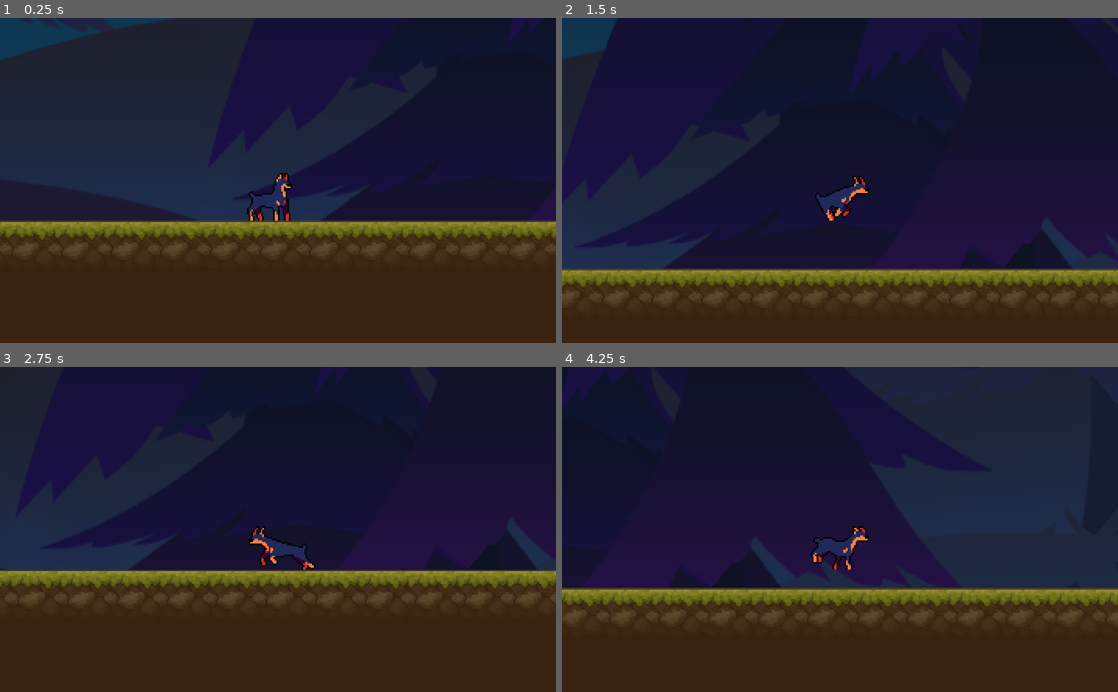
Above: before the commit, frames 1-4 (two rows, left to right).
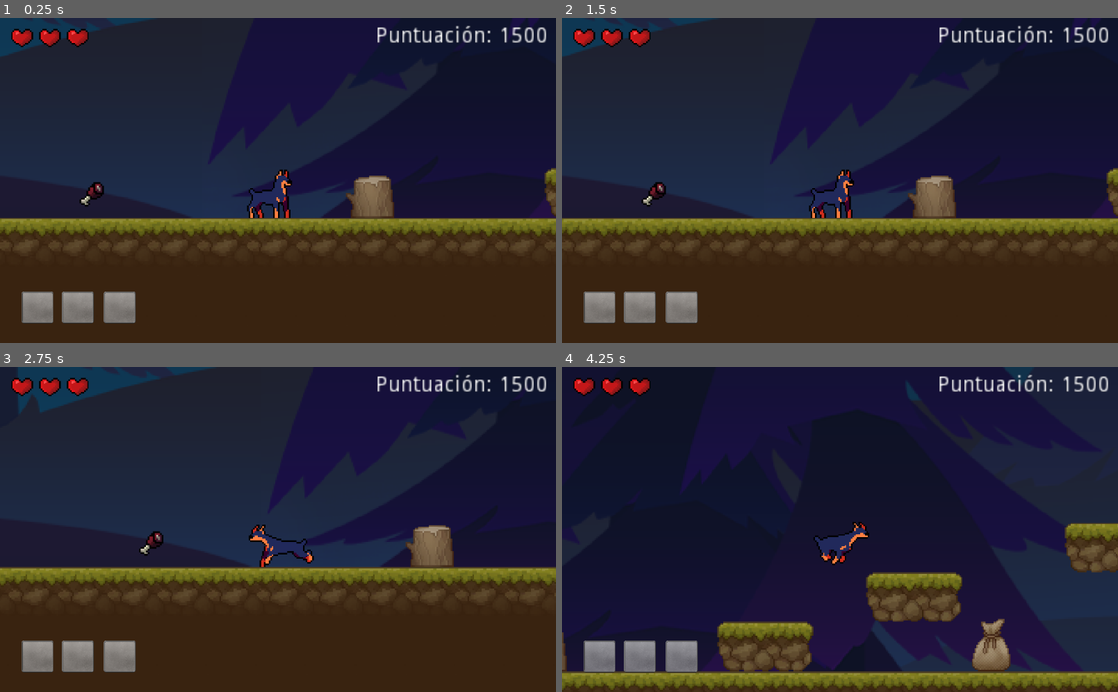
Above: after the commit, the same moments.

Repository: RicardoHL/PerroJuego
Game: Godot game, scene res://World.tscn
The game is run twice, just before and just after one commit, with the same random seed, the same clock (stepped at 60 frames per second) and the same inputs.
Inputs (mouse positions are in pixels of both pictures, inside the frame that each line leads up to):
- Up to frame 1 (0.25 s): no input
- Up to frame 2 (1.5 s): tap Enter (ui_accept) at 0.5, 0.77, 1.07 s; move the mouse to (962, 164) at 0.52 s; press the mouse at (962, 164) at 0.53 s; hold Right (ui_right) from 0.53 s (still down); tap C (tecla_c, bound only after the commit) at 0.8, 1.35 s; move the mouse to (728, 196) at 1.27 s; release the mouse at (728, 196) at 1.28 s
- Up to frame 3 (2.75 s): tap Enter (ui_accept) at 1.52, 1.82 s; tap X (tecla_x, bound only after the commit) at 1.55, 2.1 s; move the mouse to (333, 458) at 2.02 s; release Right (ui_right) at 2.03 s; hold Left (ui_left) from 2.03 s (still down); hold Z (tecla_z, bound only after the commit) from 2.03 s (still down)
- Up to frame 4 (4.25 s): move the mouse to (812, 594) at 2.77 s; release Left (ui_left) at 2.78 s; release Z (tecla_z, bound only after the commit) at 2.78 s; hold Right (ui_right) from 2.78 s (still down); tap Z (tecla_z, bound only after the commit) at 2.85 s; tap Enter (ui_accept) at 3.02, 3.05, 3.32 s; move the mouse to (1006, 578) at 3.52 s; hold Enter (ui_accept) from 3.53 s (still down); click (1006, 578) at 3.8 s

The runs differ from the first frame. In frame 1, 8.1% of the frame differs, in the area x 0-100%, y 0-95%; in frame 2, 33%; in frame 3, 17%; in frame 4, 37%, in the area x 0-100%, y 0-100%.

Commit message:
Primera Interfaz básica
Ejemplo de interfaz para modificar más adelante.

Diff:
--- /dev/null
+++ b/PerroJuego/Corazon.tscn
@@ -0,0 +1,18 @@
+[gd_scene load_steps=4 format=2]
+
+[ext_resource path="res://Imagenes/Vida/HeartsFrame3.png" type="Texture" id=1]
+[ext_resource path="res://Imagenes/Vida/HeartsFrame2.png" type="Texture" id=2]
+[ext_resource path="res://Imagenes/Vida/HeartsFrame1.png" type="Texture" id=3]
+
+[node name="Corazon" type="Node2D"]
+
+[node name="CorazonEntero" type="Sprite" parent="."]
+texture = ExtResource( 3 )
+
+[node name="CorazonMitad" type="Sprite" parent="."]
+visible = false
+texture = ExtResource( 2 )
+
+[node name="CorazonVacio" type="Sprite" parent="."]
+visible = false
+texture = ExtResource( 1 )
--- a/PerroJuego/Player.tscn
+++ b/PerroJuego/Player.tscn
@@ -1,8 +1,24 @@
-[gd_scene load_steps=8 format=2]
+[gd_scene load_steps=10 format=2]
 
 [ext_resource path="res://Imagenes/Player/Idle.png" type="Texture" id=1]
 [ext_resource path="res://Scripts/Player.gd" type="Script" id=2]
 [ext_resource path="res://Imagenes/Player/Walk.png" type="Texture" id=3]
+[ext_resource path="res://Imagenes/Player/Attack.png" type="Texture" id=4]
+
+[sub_resource type="Animation" id=5]
+resource_name = "Attack"
+tracks/0/type = "value"
+tracks/0/path = NodePath("Attack:frame")
+tracks/0/interp = 1
+tracks/0/loop_wrap = true
+tracks/0/imported = false
+tracks/0/enabled = true
+tracks/0/keys = {
+"times": PoolRealArray( 0, 0.2, 0.4, 0.6, 0.8 ),
+"transitions": PoolRealArray( 1, 1, 1, 1, 1 ),
+"update": 1,
+"values": [ 0, 1, 2, 3, 0 ]
+}
 
 [sub_resource type="Animation" id=2]
 resource_name = "Idle"
@@ -59,6 +75,18 @@
 "update": 0,
 "values": [ 0 ]
 }
+tracks/3/type = "value"
+tracks/3/path = NodePath("Attack:frame")
+tracks/3/interp = 1
+tracks/3/loop_wrap = true
+tracks/3/imported = false
+tracks/3/enabled = true
+tracks/3/keys = {
+"times": PoolRealArray( 0 ),
+"transitions": PoolRealArray( 1 ),
+"update": 0,
+"values": [ 0 ]
+}
 
 [sub_resource type="Animation" id=4]
 resource_name = "Walk"
@@ -92,7 +120,13 @@
 texture = ExtResource( 3 )
 hframes = 6
 
+[node name="Attack" type="Sprite" parent="."]
+visible = false
+texture = ExtResource( 4 )
+hframes = 4
+
 [node name="AnimationPlayer" type="AnimationPlayer" parent="."]
+anims/Attack = SubResource( 5 )
 anims/Idle = SubResource( 2 )
 anims/RESET = SubResource( 3 )
 anims/Walk = SubResource( 4 )
@@ -100,3 +134,7 @@
 [node name="CollisionShape2D" type="CollisionShape2D" parent="."]
 position = Vector2( -5, 8.5 )
 shape = SubResource( 1 )
+
+[node name="Timer" type="Timer" parent="."]
+
+[connection signal="animation_finished" from="AnimationPlayer" to="." method="_on_AnimationPlayer_animation_finished"]
--- a/PerroJuego/Scripts/Player.gd
+++ b/PerroJuego/Scripts/Player.gd
@@ -1,57 +1,106 @@
 extends KinematicBody2D
 
-const moveSpeed = 100
-const maxSpeed = 150
+var moveSpeed = 100
+var maxSpeed = 150
 
 const jumpHeight = -250
 const up = Vector2(0,-1)
 const gravity = 15
 
+var atacando = false
+
 onready var idle = $Idle
 onready var walk = $Walk
+onready var attack = $Attack
+onready var time = $Timer
 onready var collision = $CollisionShape2D
 onready var animationPlayer = $AnimationPlayer
 
 var motion = Vector2()
+var count = 0
 
 func _physics_process(delta):
 
 	motion.y += gravity
 	var friction = false
 
-	if Input.is_action_pressed("ui_right"):
+	if Input.is_action_pressed("raton_i"):
+		if is_on_floor():
+			idle.visible = false
+			walk.visible = false
+			attack.visible = true
+			animationPlayer.play("Attack")
+			atacando=true
+			motion.x = 0
+
+	if Input.is_action_pressed("ui_right") && atacando==false:
+
 		idle.visible = false
 		walk.visible = true
+		attack.visible = false
 		idle.flip_h = false
 		walk.flip_h = false
+		attack.flip_h = false
 		collision.position.x = -5
 		animationPlayer.play("Walk")
 		motion.x = min(motion.x + moveSpeed, maxSpeed)
+		if is_on_floor():
+			if Input.is_action_pressed("ui_accept"):
+				motion.y = jumpHeight
 
-	elif Input.is_action_pressed("ui_left"):
+
+	elif Input.is_action_pressed("ui_left") && atacando==false:
+
 		idle.visible = false
 		walk.visible = true
+		attack.visible = false
 		idle.flip_h = true
 		walk.flip_h = true
+		attack.flip_h = true
 		collision.position.x = 5
 		animationPlayer.play("Walk")
 		motion.x = max(motion.x - moveSpeed, -maxSpeed)
+		if is_on_floor():
+			if Input.is_action_pressed("ui_accept"):
+				motion.y = jumpHeight
+
+
+	elif Input.is_action_pressed("tecla_z"):
+		moveSpeed = 50
+		maxSpeed = 100
+
+	elif Input.is_action_just_released("tecla_x"):
+		moveSpeed = 100
+		maxSpeed = 150
+
+	elif Input.is_action_just_pressed("tecla_c"):
+		moveSpeed = 150
+		maxSpeed = 200
 
 	else:
-		idle.visible = true
-		walk.visible = false
-		animationPlayer.play("Idle")
-		friction = true
+		if atacando == false:
+			friction = true
+			idle.visible = true
+			walk.visible = false
+			attack.visible = false
+			animationPlayer.play("Idle")
 
 	if is_on_floor():
-		if Input.is_action_pressed("ui_accept"):
-			motion.y = jumpHeight
-
 		if friction == true:
 			motion.x = lerp(motion.x,0,0.5)
 
 	else:
+
+		idle.visible = false
+		walk.visible = true
+		attack.visible = false
+		animationPlayer.play("Walk")
+
 		if friction == true:
 			motion.x = lerp(motion.x,0,0.01)
 
 	motion = move_and_slide(motion,up)
+
+
+func _on_AnimationPlayer_animation_finished(Attack):
+		atacando=false
--- a/PerroJuego/World.tscn
+++ b/PerroJuego/World.tscn
@@ -10,6 +10,10 @@
 [ext_resource path="res://Imagenes/Fondo/clouds_1.png" type="Texture" id=8]
 [ext_resource path="res://Player.tscn" type="PackedScene" id=9]
 [ext_resource path="res://Imagenes/Plataforma/TX Tileset Ground.png" type="Texture" id=10]
+[ext_resource path="res://Imagenes/Plataforma/TX Village Props.png" type="Texture" id=11]
+[ext_resource path="res://Imagenes/Recolectables/meat_1_64x64.png" type="Texture" id=12]
+[ext_resource path="res://Corazon.tscn" type="PackedScene" id=13]
+[ext_resource path="res://Imagenes/Objetos/AD_VisualInventory_Border01.png" type="Texture" id=14]
 
 [sub_resource type="TileSet" id=1]
 
@@ -46,8 +50,14 @@
 [sub_resource type="ConvexPolygonShape2D" id=21]
 points = PoolVector2Array( 0, 0, 32, 0, 32, 32, 0, 32 )
 
+[sub_resource type="ConvexPolygonShape2D" id=22]
+points = PoolVector2Array( 0, 32, 32, 32, 32, 64, 0, 64 )
+
 [sub_resource type="ConvexPolygonShape2D" id=13]
 points = PoolVector2Array( 0, 0, 32, 0, 32, 32, 0, 32 )
+
+[sub_resource type="ConvexPolygonShape2D" id=23]
+points = PoolVector2Array( 0, 32, 32, 32, 32, 64, 0, 64 )
 
 [sub_resource type="ConvexPolygonShape2D" id=14]
 points = PoolVector2Array( 0, 0, 32, 0, 32, 32, 0, 32 )
@@ -470,8 +480,345 @@
 "shape_transform": Transform2D( 1, 0, 0, 1, 0, 0 )
 } ]
 18/z_index = 0
+19/name = "TX Village Props.png 19"
+19/texture = ExtResource( 11 )
+19/tex_offset = Vector2( 0, 0 )
+19/modulate = Color( 1, 1, 1, 1 )
+19/region = Rect2( 128, 0, 64, 64 )
+19/tile_mode = 0
+19/occluder_offset = Vector2( 0, 0 )
+19/navigation_offset = Vector2( 0, 0 )
+19/shape_offset = Vector2( 0, 0 )
+19/shape_transform = Transform2D( 1, 0, 0, 1, 0, 0 )
+19/shape = SubResource( 22 )
+19/shape_one_way = false
+19/shape_one_way_margin = 1.0
+19/shapes = [ {
+"autotile_coord": Vector2( 0, 0 ),
+"one_way": false,
+"one_way_margin": 1.0,
+"shape": SubResource( 22 ),
+"shape_transform": Transform2D( 1, 0, 0, 1, 0, 0 )
+} ]
+19/z_index = 0
+20/name = "TX Village Props.png 20"
+20/texture = ExtResource( 11 )
+20/tex_offset = Vector2( 0, 0 )
+20/modulate = Color( 1, 1, 1, 1 )
+20/region = Rect2( 192, 0, 32, 64 )
+20/tile_mode = 0
+20/occluder_offset = Vector2( 0, 0 )
+20/navigation_offset = Vector2( 0, 0 )
+20/shape_offset = Vector2( 0, 0 )
+20/shape_transform = Transform2D( 1, 0, 0, 1, 0, 0 )
+20/shape = SubResource( 23 )
+20/shape_one_way = false
+20/shape_one_way_margin = 1.0
+20/shapes = [ {
+"autotile_coord": Vector2( 0, 0 ),
+"one_way": false,
+"one_way_margin": 1.0,
+"shape": SubResource( 23 ),
+"shape_transform": Transform2D( 1, 0, 0, 1, 0, 0 )
+} ]
+20/z_index = 0
+21/name = "TX Village Props.png 21"
+21/texture = ExtResource( 11 )
+21/tex_offset = Vector2( 0, 0 )
+21/modulate = Color( 1, 1, 1, 1 )
+21/region = Rect2( 352, 256, 64, 32 )
+21/tile_mode = 0
+21/occluder_offset = Vector2( 0, 0 )
+21/navigation_offset = Vector2( 0, 0 )
+21/shape_offset = Vector2( 0, 0 )
+21/shape_transform = Transform2D( 1, 0, 0, 1, 0, 0 )
+21/shape_one_way = false
+21/shape_one_way_margin = 0.0
+21/shapes = [  ]
+21/z_index = 0
+22/name = "TX Village Props.png 22"
+22/texture = ExtResource( 11 )
+22/tex_offset = Vector2( 0, 0 )
+22/modulate = Color( 1, 1, 1, 1 )
+22/region = Rect2( 352, 576, 64, 32 )
+22/tile_mode = 0
+22/occluder_offset = Vector2( 0, 0 )
+22/navigation_offset = Vector2( 0, 0 )
+22/shape_offset = Vector2( 0, 0 )
+22/shape_transform = Transform2D( 1, 0, 0, 1, 0, 0 )
+22/shape_one_way = false
+22/shape_one_way_margin = 0.0
+22/shapes = [  ]
+22/z_index = 0
+23/name = "TX Village Props.png 23"
+23/texture = ExtResource( 11 )
+23/tex_offset = Vector2( 0, 0 )
+23/modulate = Color( 1, 1, 1, 1 )
+23/region = Rect2( 448, 544, 96, 64 )
+23/tile_mode = 0
+23/occluder_offset = Vector2( 0, 0 )
+23/navigation_offset = Vector2( 0, 0 )
+23/shape_offset = Vector2( 0, 0 )
+23/shape_transform = Transform2D( 1, 0, 0, 1, 0, 0 )
+23/shape_one_way = false
+23/shape_one_way_margin = 0.0
+23/shapes = [  ]
+23/z_index = 0
+24/name = "TX Village Props.png 24"
+24/texture = ExtResource( 11 )
+24/tex_offset = Vector2( 0, 0 )
+24/modulate = Color( 1, 1, 1, 1 )
+24/region = Rect2( 576, 544, 96, 64 )
+24/tile_mode = 0
+24/occluder_offset = Vector2( 0, 0 )
+24/navigation_offset = Vector2( 0, 0 )
+24/shape_offset = Vector2( 0, 0 )
+24/shape_transform = Transform2D( 1, 0, 0, 1, 0, 0 )
+24/shape_one_way = false
+24/shape_one_way_margin = 0.0
+24/shapes = [  ]
+24/z_index = 0
+25/name = "TX Village Props.png 25"
+25/texture = ExtResource( 11 )
+25/tex_offset = Vector2( 0, 0 )
+25/modulate = Color( 1, 1, 1, 1 )
+25/region = Rect2( 384, 480, 32, 32 )
+25/tile_mode = 0
+25/occluder_offset = Vector2( 0, 0 )
+25/navigation_offset = Vector2( 0, 0 )
+25/shape_offset = Vector2( 0, 0 )
+25/shape_transform = Transform2D( 1, 0, 0, 1, 0, 0 )
+25/shape_one_way = false
+25/shape_one_way_margin = 0.0
+25/shapes = [  ]
+25/z_index = 0
+26/name = "TX Village Props.png 26"
+26/texture = ExtResource( 11 )
+26/tex_offset = Vector2( 0, 0 )
+26/modulate = Color( 1, 1, 1, 1 )
+26/region = Rect2( 416, 480, 32, 32 )
+26/tile_mode = 0
+26/occluder_offset = Vector2( 0, 0 )
+26/navigation_offset = Vector2( 0, 0 )
+26/shape_offset = Vector2( 0, 0 )
+26/shape_transform = Transform2D( 1, 0, 0, 1, 0, 0 )
+26/shape_one_way = false
+26/shape_one_way_margin = 0.0
+26/shapes = [  ]
+26/z_index = 0
+27/name = "TX Village Props.png 27"
+27/texture = ExtResource( 11 )
+27/tex_offset = Vector2( 0, 0 )
+27/modulate = Color( 1, 1, 1, 1 )
+27/region = Rect2( 448, 480, 32, 32 )
+27/tile_mode = 0
+27/occluder_offset = Vector2( 0, 0 )
+27/navigation_offset = Vector2( 0, 0 )
+27/shape_offset = Vector2( 0, 0 )
+27/shape_transform = Transform2D( 1, 0, 0, 1, 0, 0 )
+27/shape_one_way = false
+27/shape_one_way_margin = 0.0
+27/shapes = [  ]
+27/z_index = 0
+28/name = "TX Village Props.png 28"
+28/texture = ExtResource( 11 )
+28/tex_offset = Vector2( 0, 0 )
+28/modulate = Color( 1, 1, 1, 1 )
+28/region = Rect2( 448, 512, 32, 32 )
+28/tile_mode = 0
+28/occluder_offset = Vector2( 0, 0 )
+28/navigation_offset = Vector2( 0, 0 )
+28/shape_offset = Vector2( 0, 0 )
+28/shape_transform = Transform2D( 1, 0, 0, 1, 0, 0 )
+28/shape_one_way = false
+28/shape_one_way_margin = 0.0
+28/shapes = [  ]
+28/z_index = 0
+29/name = "TX Village Props.png 29"
+29/texture = ExtResource( 11 )
+29/tex_offset = Vector2( 0, 0 )
+29/modulate = Color( 1, 1, 1, 1 )
+29/region = Rect2( 416, 512, 32, 32 )
+29/tile_mode = 0
+29/occluder_offset = Vector2( 0, 0 )
+29/navigation_offset = Vector2( 0, 0 )
+29/shape_offset = Vector2( 0, 0 )
+29/shape_transform = Transform2D( 1, 0, 0, 1, 0, 0 )
+29/shape_one_way = false
+29/shape_one_way_margin = 0.0
+29/shapes = [  ]
+29/z_index = 0
+30/name = "TX Village Props.png 30"
+30/texture = ExtResource( 11 )
+30/tex_offset = Vector2( 0, 0 )
+30/modulate = Color( 1, 1, 1, 1 )
+30/region = Rect2( 384, 512, 32, 32 )
+30/tile_mode = 0
+30/occluder_offset = Vector2( 0, 0 )
+30/navigation_offset = Vector2( 0, 0 )
+30/shape_offset = Vector2( 0, 0 )
+30/shape_transform = Transform2D( 1, 0, 0, 1, 0, 0 )
+30/shape_one_way = false
+30/shape_one_way_margin = 0.0
+30/shapes = [  ]
+30/z_index = 0
+31/name = "TX Village Props.png 31"
+31/texture = ExtResource( 11 )
+31/tex_offset = Vector2( 0, 0 )
+31/modulate = Color( 1, 1, 1, 1 )
+31/region = Rect2( 672, 448, 160, 160 )
+31/tile_mode = 0
+31/occluder_offset = Vector2( 0, 0 )
+31/navigation_offset = Vector2( 0, 0 )
+31/shape_offset = Vector2( 0, 0 )
+31/shape_transform = Transform2D( 1, 0, 0, 1, 0, 0 )
+31/shape_one_way = false
+31/shape_one_way_margin = 0.0
+31/shapes = [  ]
+31/z_index = 0
+32/name = "TX Village Props.png 32"
+32/texture = ExtResource( 11 )
+32/tex_offset = Vector2( 0, 0 )
+32/modulate = Color( 1, 1, 1, 1 )
+32/region = Rect2( 832, 448, 160, 160 )
+32/tile_mode = 0
+32/occluder_offset = Vector2( 0, 0 )
+32/navigation_offset = Vector2( 0, 0 )
+32/shape_offset = Vector2( 0, 0 )
+32/shape_transform = Transform2D( 1, 0, 0, 1, 0, 0 )
+32/shape_one_way = false
+32/shape_one_way_margin = 0.0
+32/shapes = [  ]
+32/z_index = 0
+33/name = "TX Village Props.png 33"
+33/texture = ExtResource( 11 )
+33/tex_offset = Vector2( 0, 0 )
+33/modulate = Color( 1, 1, 1, 1 )
+33/region = Rect2( 800, 352, 64, 32 )
+33/tile_mode = 0
+33/occluder_offset = Vector2( 0, 0 )
+33/navigation_offset = Vector2( 0, 0 )
+33/shape_offset = Vector2( 0, 0 )
+33/shape_transform = Transform2D( 1, 0, 0, 1, 0, 0 )
+33/shape_one_way = false
+33/shape_one_way_margin = 0.0
+33/shapes = [  ]
+33/z_index = 0
+34/name = "TX Village Props.png 34"
+34/texture = ExtResource( 11 )
+34/tex_offset = Vector2( 0, 0 )
+34/modulate = Color( 1, 1, 1, 1 )
+34/region = Rect2( 864, 352, 64, 32 )
+34/tile_mode = 0
+34/occluder_offset = Vector2( 0, 0 )
+34/navigation_offset = Vector2( 0, 0 )
+34/shape_offset = Vector2( 0, 0 )
+34/shape_transform = Transform2D( 1, 0, 0, 1, 0, 0 )
+34/shape_one_way = false
+34/shape_one_way_margin = 0.0
+34/shapes = [  ]
+34/z_index = 0
+35/name = "TX Village Props.png 35"
+35/texture = ExtResource( 11 )
+35/tex_offset = Vector2( 0, 0 )
+35/modulate = Color( 1, 1, 1, 1 )
+35/region = Rect2( 928, 352, 32, 32 )
+35/tile_mode = 0
+35/occluder_offset = Vector2( 0, 0 )
+35/navigation_offset = Vector2( 0, 0 )
+35/shape_offset = Vector2( 0, 0 )
+35/shape_transform = Transform2D( 1, 0, 0, 1, 0, 0 )
+35/shape_one_way = false
+35/shape_one_way_margin = 0.0
+35/shapes = [  ]
+35/z_index = 0
+36/name = "TX Village Props.png 36"
+36/texture = ExtResource( 11 )
+36/tex_offset = Vector2( 0, 0 )
+36/modulate = Color( 1, 1, 1, 1 )
+36/region = Rect2( 448, 160, 32, 32 )
+36/tile_mode = 0
+36/occluder_offset = Vector2( 0, 0 )
+36/navigation_offset = Vector2( 0, 0 )
+36/shape_offset = Vector2( 0, 0 )
+36/shape_transform = Transform2D( 1, 0, 0, 1, 0, 0 )
+36/shape_one_way = false
+36/shape_one_way_margin = 0.0
+36/shapes = [  ]
+36/z_index = 0
+37/name = "TX Village Props.png 37"
+37/texture = ExtResource( 11 )
+37/tex_offset = Vector2( 0, 0 )
+37/modulate = Color( 1, 1, 1, 1 )
+37/region = Rect2( 576, 32, 32, 32 )
+37/tile_mode = 0
+37/occluder_offset = Vector2( 0, 0 )
+37/navigation_offset = Vector2( 0, 0 )
+37/shape_offset = Vector2( 0, 0 )
+37/shape_transform = Transform2D( 1, 0, 0, 1, 0, 0 )
+37/shape_one_way = false
+37/shape_one_way_margin = 0.0
+37/shapes = [  ]
+37/z_index = 0
+38/name = "TX Village Props.png 38"
+38/texture = ExtResource( 11 )
+38/tex_offset = Vector2( 0, 0 )
+38/modulate = Color( 1, 1, 1, 1 )
+38/region = Rect2( 384, 0, 32, 64 )
+38/tile_mode = 0
+38/occluder_offset = Vector2( 0, 0 )
+38/navigation_offset = Vector2( 0, 0 )
+38/shape_offset = Vector2( 0, 0 )
+38/shape_transform = Transform2D( 1, 0, 0, 1, 0, 0 )
+38/shape_one_way = false
+38/shape_one_way_margin = 0.0
+38/shapes = [  ]
+38/z_index = 0
+39/name = "TX Village Props.png 39"
+39/texture = ExtResource( 11 )
+39/tex_offset = Vector2( 0, 0 )
+39/modulate = Color( 1, 1, 1, 1 )
+39/region = Rect2( 416, 0, 32, 64 )
+39/tile_mode = 0
+39/occluder_offset = Vector2( 0, 0 )
+39/navigation_offset = Vector2( 0, 0 )
+39/shape_offset = Vector2( 0, 0 )
+39/shape_transform = Transform2D( 1, 0, 0, 1, 0, 0 )
+39/shape_one_way = false
+39/shape_one_way_margin = 0.0
+39/shapes = [  ]
+39/z_index = 0
+40/name = "TX Village Props.png 40"
+40/texture = ExtResource( 11 )
+40/tex_offset = Vector2( 0, 0 )
+40/modulate = Color( 1, 1, 1, 1 )
+40/region = Rect2( 512, 128, 32, 64 )
+40/tile_mode = 0
+40/occluder_offset = Vector2( 0, 0 )
+40/navigation_offset = Vector2( 0, 0 )
+40/shape_offset = Vector2( 0, 0 )
+40/shape_transform = Transform2D( 1, 0, 0, 1, 0, 0 )
+40/shape_one_way = false
+40/shape_one_way_margin = 0.0
+40/shapes = [  ]
+40/z_index = 0
+41/name = "TX Village Props.png 41"
+41/texture = ExtResource( 11 )
+41/tex_offset = Vector2( 0, 0 )
+41/modulate = Color( 1, 1, 1, 1 )
+41/region = Rect2( 448, 192, 32, 64 )
+41/tile_mode = 0
+41/occluder_offset = Vector2( 0, 0 )
+41/navigation_offset = Vector2( 0, 0 )
+41/shape_offset = Vector2( 0, 0 )
+41/shape_transform = Transform2D( 1, 0, 0, 1, 0, 0 )
+41/shape_one_way = false
+41/shape_one_way_margin = 0.0
+41/shapes = [  ]
+41/z_index = 0
 
 [node name="Mundo" type="Node2D"]
+position = Vector2( 26, 0 )
 
 [node name="Fondo1" type="TileMap" parent="."]
 tile_set = SubResource( 1 )
@@ -502,7 +849,7 @@
 texture = ExtResource( 1 )
 
 [node name="Ground3" type="Sprite" parent="Fondo1"]
-position = Vector2( -1918, 1 )
+position = Vector2( -1925, 0 )
 texture = ExtResource( 3 )
 
 [node name="Plant" type="Sprite" parent="Fondo1"]
@@ -557,7 +904,7 @@
 texture = ExtResource( 8 )
 
 [node name="Rocks" type="Sprite" parent="Fondo3"]
-position = Vector2( 1922, 1 )
+position = Vector2( 1921, 1 )
 texture = ExtResource( 4 )
 
 [node name="Clouds2" type="Sprite" parent="Fondo3"]
@@ -586,12 +933,48 @@
 cell_size = Vector2( 32, 32 )
 cell_custom_transform = Transform2D( 32, 0, 0, 32, 0, 0 )
 format = 1
-tile_data = PoolIntArray( 393185, 18, 0, 327710, 18, 0, 458721, 18, 0, 393246, 18, 0, 524257, 18, 0, 458782, 18, 0, 589793, 18, 0, 524318, 18, 0, 655329, 18, 0, 589854, 18, 0, 720859, 0, 0, 720860 …(5160 unchanged characters)…
+tile_data = PoolIntArray( 393185, 18, 0, 327710, 18, 0, 458721, 18, 0, 458741, 15, 0, 458742, 16, 0, 393246, 18, 0, 524257, 18, 0, 524272, 15, 0, 524273, 16, 0, 458782, 18, 0, 589793, 18, 0, 589804, 15, 0, 589805, 16, 0, 589806, 41, 0, 524318, 18, 0, 655329, 18, 0, 655333, 37, 0, 655337, 15, 0, 655338, 16, 0, 589854, 18, 0, 720859, 0, 0, 720860 …(5160 unchanged characters)…
 
 [node name="KinematicBody2D" parent="." instance=ExtResource( 9 )]
 position = Vector2( -910, 296 )
 
 [node name="Camera2D" type="Camera2D" parent="KinematicBody2D"]
-position = Vector2( 0, -2 )
 current = true
 zoom = Vector2( 0.35, 0.35 )
+
+[node name="Corazon1" parent="KinematicBody2D/Camera2D" instance=ExtResource( 13 )]
+position = Vector2( -165, -94 )
+
+[node name="Corazon2" parent="KinematicBody2D/Camera2D" instance=ExtResource( 13 )]
+position = Vector2( -147, -94 )
+
+[node name="Corazon3" parent="KinematicBody2D/Camera2D" instance=ExtResource( 13 )]
+position = Vector2( -129, -94 )
+
+[node name="RichTextLabel" type="RichTextLabel" parent="KinematicBody2D/Camera2D"]
+anchor_right = 0.798
+margin_left = 63.0
+margin_top = -100.0
+margin_right = 175.0
+margin_bottom = -85.0
+text = "Puntuación: 1500"
+
+[node name="Casilla1" type="Sprite" parent="KinematicBody2D/Camera2D"]
+position = Vector2( -155, 82 )
+scale = Vector2( 0.08, 0.08 )
+texture = ExtResource( 14 )
+
+[node name="Casilla2" type="Sprite" parent="KinematicBody2D/Camera2D"]
+position = Vector2( -129, 82 )
+scale = Vector2( 0.08, 0.08 )
+texture = ExtResource( 14 )
+
+[node name="Casilla3" type="Sprite" parent="KinematicBody2D/Camera2D"]
+position = Vector2( -102, 82 )
+scale = Vector2( 0.08, 0.08 )
+texture = ExtResource( 14 )
+
+[node name="Meat164X64" type="Sprite" parent="."]
+position = Vector2( -1030, 305 )
+scale = Vector2( 0.28125, 0.28125 )
+texture = ExtResource( 12 )
--- a/PerroJuego/project.godot
+++ b/PerroJuego/project.godot
@@ -18,6 +18,29 @@
 
 common/drop_mouse_on_gui_input_disabled=true
 
+[input]
+
+tecla_z={
+"deadzone": 0.5,
+"events": [ Object(InputEventKey,"resource_local_to_scene":false,"resource_name":"","device":0,"alt":false,"shift":false,"control":false,"meta":false,"command":false,"pressed":false,"scancode":0,"physical_scancode":90,"unicode":0,"echo":false,"script":null)
+ ]
+}
+tecla_x={
+"deadzone": 0.5,
+"events": [ Object(InputEventKey,"resource_local_to_scene":false,"resource_name":"","device":0,"alt":false,"shift":false,"control":false,"meta":false,"command":false,"pressed":false,"scancode":0,"physical_scancode":88,"unicode":0,"echo":false,"script":null)
+ ]
+}
+tecla_c={
+"deadzone": 0.5,
+"events": [ Object(InputEventKey,"resource_local_to_scene":false,"resource_name":"","device":0,"alt":false,"shift":false,"control":false,"meta":false,"command":false,"pressed":false,"scancode":0,"physical_scancode":67,"unicode":0,"echo":false,"script":null)
+ ]
+}
+raton_i={
+"deadzone": 0.5,
+"events": [ Object(InputEventMouseButton,"resource_local_to_scene":false,"resource_name":"","device":-1,"alt":false,"shift":false,"control":false,"meta":false,"command":false,"button_mask":0,"position":Vector2( 0, 0 ),"global_position":Vector2( 0, 0 ),"factor":1.0,"button_index":1,"pressed":false,"doubleclick":false,"script":null)
+ ]
+}
+
 [physics]
 
 common/enable_pause_aware_picking=true
Binary file added: PerroJuego/Imagenes/Objetos/AD_VisualInventory_Border01.png
Not shown, added: PerroJuego/Imagenes/Objetos/AD_VisualInventory_Border01.png.import
Binary file added: PerroJuego/Imagenes/Objetos/AD_VisualInventory_Borders/AD_VisualInventory_Border02.png
Not shown, added: PerroJuego/Imagenes/Objetos/AD_VisualInventory_Borders/AD_VisualInventory_Border02.png.import
Binary file added: PerroJuego/Imagenes/Objetos/AD_VisualInventory_Borders/AD_VisualInventory_Border03.png
Not shown, added: PerroJuego/Imagenes/Objetos/AD_VisualInventory_Borders/AD_VisualInventory_Border03.png.import
Binary file added: PerroJuego/Imagenes/Objetos/AD_VisualInventory_Borders/AD_VisualInventory_Border04.png
Not shown, added: PerroJuego/Imagenes/Objetos/AD_VisualInventory_Borders/AD_VisualInventory_Border04.png.import
Binary file added: PerroJuego/Imagenes/Objetos/AD_VisualInventory_Borders/AD_VisualInventory_Border05.png
Not shown, added: PerroJuego/Imagenes/Objetos/AD_VisualInventory_Borders/AD_VisualInventory_Border05.png.import
Not shown, added: PerroJuego/Imagenes/Objetos/AD_VisualInventory_Borders/AD_VisualInventory_Border06.png.import
Binary file added: PerroJuego/Imagenes/Objetos/AD_VisualInventory_Borders/AD_VisualInventory_Border07.png
(and 41 more such lines)
